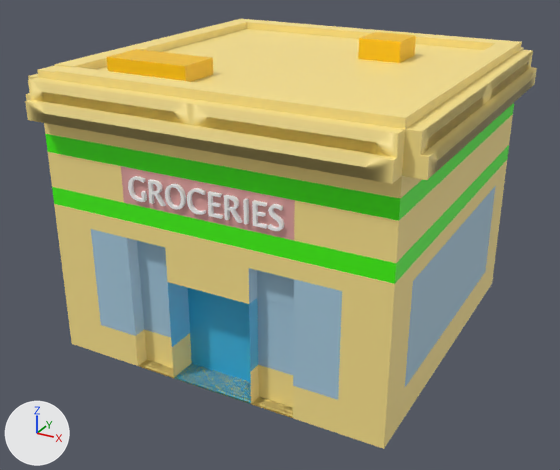
Two versions of the FBX model Bird Gang/Assets/MayaMesh/greenShop.fbx, one commit apart.
The view is the same before and after, from a 50 mm lens placed at (10.12, -19.54, 8.33), pointed at (-0.2, -0.78, -1.05). The lights are fixed; the arrows at lower left show +X, +Y and +Z. Where no turn or scale is listed for an object, it has been applied to the vertices.

The first picture shows 'Shop', 'grocerySigns'.
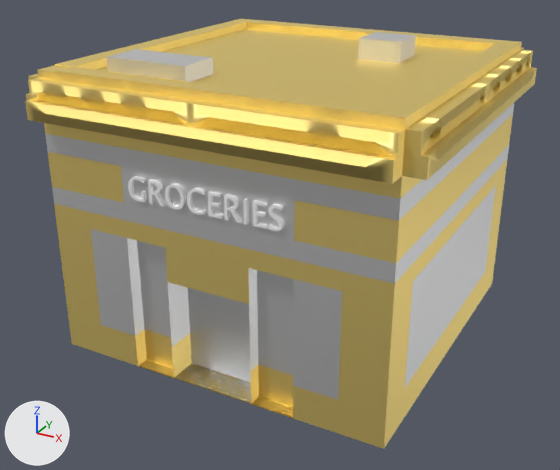
Where the newer file only moved an object's origin or applied its transform, the numbers keep the older frame.

Location of each change, [x1, y1, x2, y2] in pixels of the pictures (560 x 470 px):
'Shop.001', now drawn: after [25, 19, 537, 449]
    faces in mat_lambert1 (yellow #ffe78f): [25, 19, 537, 449]
    faces in mat_shopwindow (white #e7e7e7): [91, 186, 496, 400]
    faces in mat_shophighlights (white #e7e7e7): [45, 103, 514, 284]
    faces in mat_shopdoor (white #e7e7e7): [168, 282, 258, 403]
    faces in mat_shopsign (white #e7e7e7): [121, 166, 295, 240]
'Shop', no longer drawn (yellow): before [25, 19, 537, 449]
    faces in mat_lambert1 (yellow #ffe78f): [25, 19, 537, 449]
    faces in mat_shopwindow (blue #aacee2): [91, 186, 496, 400]
    faces in mat_shophighlights (green #44ff00): [45, 103, 514, 284]
    faces in mat_shopdoor (cyan #3fbbe7): [168, 282, 258, 404]
    faces in mat_shopsign (pink #e7a8a4): [121, 166, 295, 240]
'grocerySigns', surface changed: [128, 176, 284, 231] in both

The edits, one by one:
Material 'shopWindow' (mat_shopwindow) changes colour from blue #aacee2 to white #e7e7e7; in linear values from (0.403, 0.616, 0.76) to (0.8, 0.8, 0.8).
In material 'shopWindow' (mat_shopwindow), roughness goes from 0.4 to 0.553.
In material 'shopWindow' (mat_shopwindow), metallic goes from 0.0 to 1.0.
In material 'lambert1' (mat_lambert1), metallic goes from 0.0 to 1.0.
Material 'shopHighlights' (mat_shophighlights) changes colour from green #44ff00 to white #e7e7e7; in linear values from (0.0572, 1.0, 0.0) to (0.8, 0.8, 0.8).
In material 'shopHighlights' (mat_shophighlights), metallic goes from 0.0 to 1.0.
Material 'shopDoor' (mat_shopdoor) changes colour from cyan #3fbbe7 to white #e7e7e7; in linear values from (0.0496, 0.498, 0.8) to (0.8, 0.8, 0.8).
In material 'shopDoor' (mat_shopdoor), roughness goes from 0.4 to 0.553.
In material 'shopDoor' (mat_shopdoor), metallic goes from 0.0 to 1.0.
Material 'shopSign' (mat_shopsign) changes colour from pink #e7a8a4 to white #e7e7e7; in linear values from (0.8, 0.39, 0.37) to (0.8, 0.8, 0.8).
In material 'shopSign' (mat_shopsign), metallic goes from 0.0 to 1.0.
Material 'towerTopParts' (mat_towertopparts) changes colour from yellow #ffc800 to white #e7e7e7; in linear values from (1.0, 0.576, 0.0) to (0.8, 0.8, 0.8).
In material 'towerTopParts' (mat_towertopparts), roughness goes from 0.4 to 0.553.
In material 'towerTopParts' (mat_towertopparts), metallic goes from 0.0 to 1.0.
In material 'pasted__typeBlinn' (mat_pasted__typeblinn), metallic goes from 0.0 to 0.5.
Mesh me_mesh_095 is new.
It has 674 vertices, 705 faces and spans x -5540.0..5540.0, y -5000.0..5734.0, z -5540.0..5540.0.
Faces by material slot: [16, 665, 8, 5, 1, 10].
It uses material mat_shopwindow (white #e7e7e7).
It uses material mat_lambert1 (yellow #ffe78f).
It uses material mat_shophighlights (white #e7e7e7).
It uses material mat_shopdoor (white #e7e7e7).
It uses material mat_shopsign (white #e7e7e7).
It uses material mat_towertopparts (white #e7e7e7).
In object 'Shop' (ob_shop), parent is no longer ob_shop_001.
Object 'Shop' (ob_shop) now shows nothing instead of me_mesh_001.
Object 'Shop' (ob_shop) turns from (0, 0, 0) to (90, 0, 0) degrees about x, y and z.
Object 'Shop' (ob_shop) is rescaled from (1.0, 0.8, 1.0) to (0.001, 0.001, 0.001).
Object 'Shop.001' (ob_shop_001) now shows me_mesh_095 instead of nothing.
In object 'Shop.001' (ob_shop_001), parent is now set to ob_shop.
Object 'Shop.001' (ob_shop_001) turns from (90, 0, 0) to (0, 0, 0) degrees about x, y and z.
Object 'Shop.001' (ob_shop_001) is rescaled from (0.1, 0.1, 0.1) to (1.0, 0.8, 1.0).
